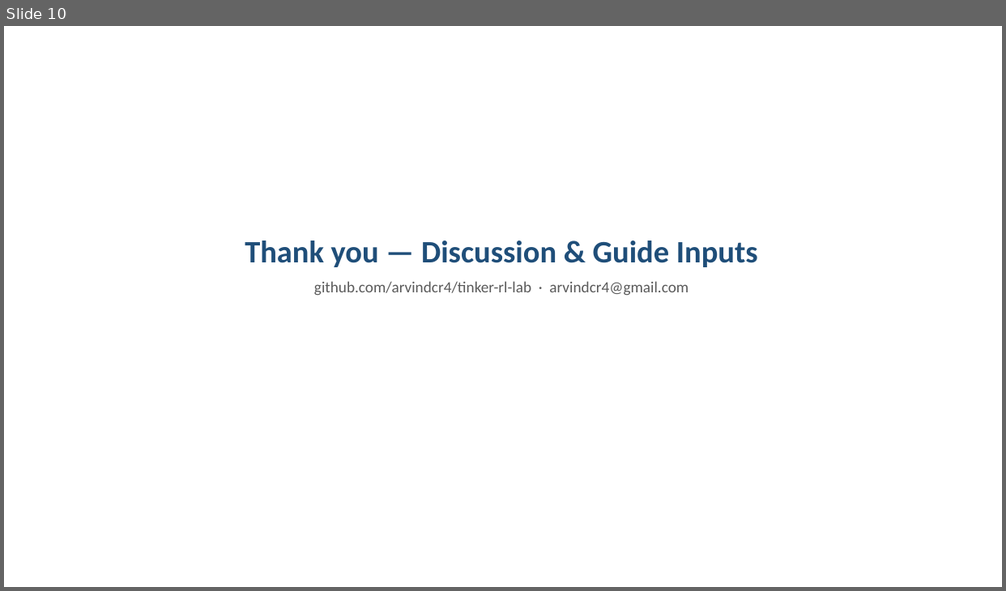
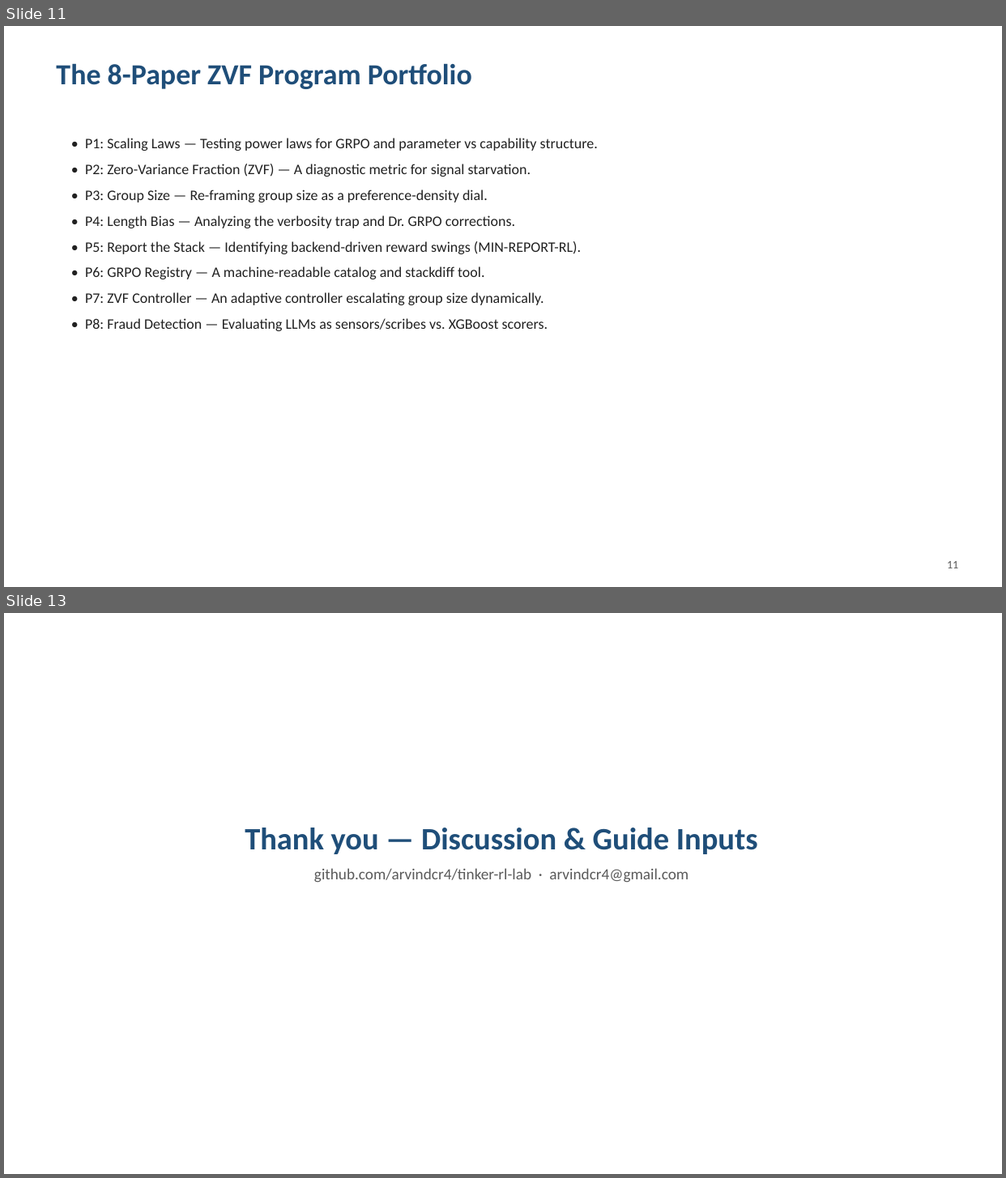
Before and after one commit to arvindcr4/tinker-rl-lab, a slide deck: outputs/PESU_MTech_Phase1_Session1_Review_ArvindCR.pptx. Shown one above the other, each under a label of ours: slide 10 before the commit, slides 11 and 13 after it; the slides between them are not shown. The pictures are 1006x591 and 1006x1178 pixels, drawn with LibreOffice and Linux fonts; fonts in the diff are those of the drawing. Boxes give left, top, right and bottom in pixels: in the first picture for what was removed or moved away, otherwise in the second. Text is boxed around its words. In the diff, an @@ line names an element or a change of style, - is before the commit and + after.

```diff
--- a/outputs/PESU_MTech_Phase1_Session1_Review_ArvindCR.pptx
+++ b/outputs/PESU_MTech_Phase1_Session1_Review_ArvindCR.pptx
@@ slide 11 added at <box>4,26,1002,587</box>, background #FFFFFF @@
@@ text added at <box>56,63,472,89</box>, 28 pt, text #1F4E79, bold @@
+The 8-Paper ZVF Program Portfolio
@@ text added at <box>85,138,598,331</box>, 14 pt, text #212121 @@
+• P1: Scaling Laws — Testing power laws for GRPO and parameter vs capability structure.
+• P2: Zero-Variance Fraction (ZVF) — A diagnostic metric for signal starvation.
+• P3: Group Size — Re-framing group size as a preference-density dial.
+• P4: Length Bias — Analyzing the verbosity trap and Dr. GRPO corrections.
+• P5: Report the Stack — Identifying backend-driven reward swings (MIN-REPORT-RL).
+• P6: GRPO Registry — A machine-readable catalog and stackdiff tool.
+• P7: ZVF Controller — An adaptive controller escalating group size dynamically.
+• P8: Fraud Detection — Evaluating LLMs as sensors/scribes vs. XGBoost scorers.
@@ text added at <box>947,561,958,569</box>, 11 pt, text #5A5A5A @@
+11
@@ what was slide 10 is now slide 13 @@
```
Also in this commit, not shown: 7 slides changed, 2 other slides added, 1 other file.
